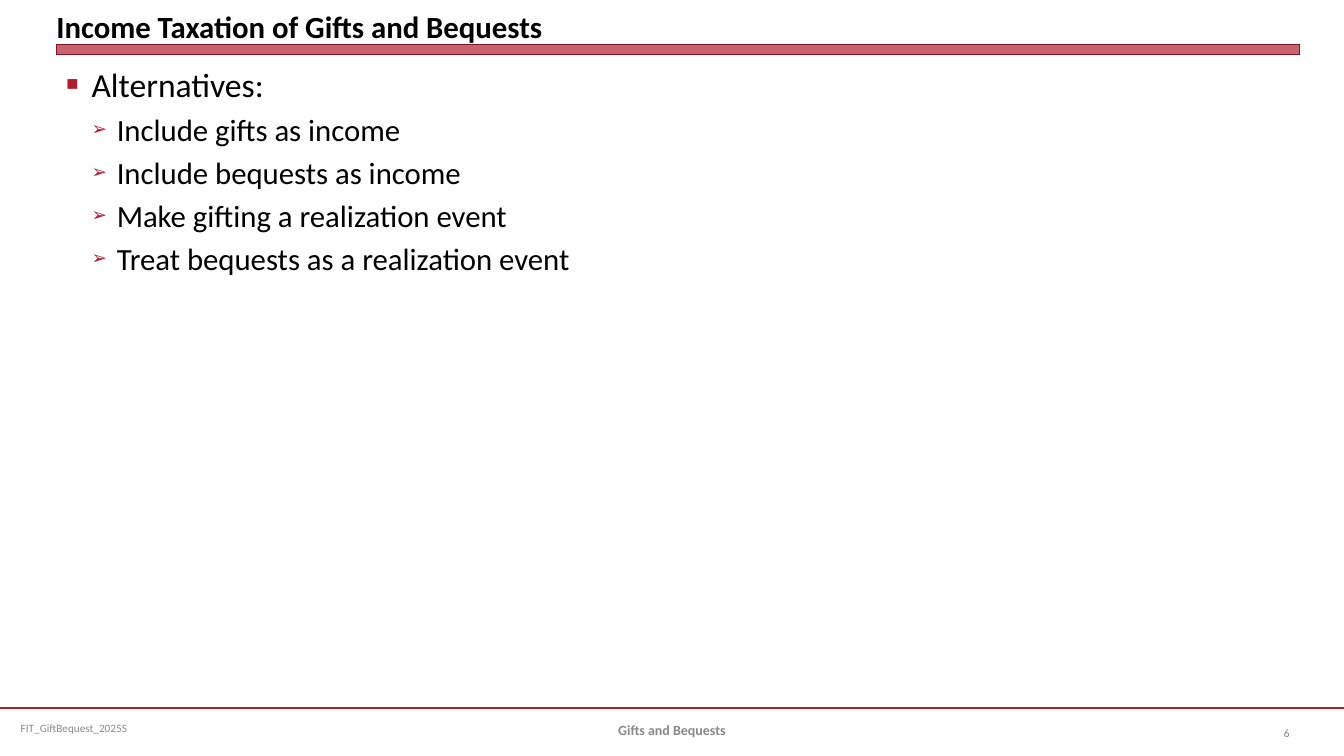
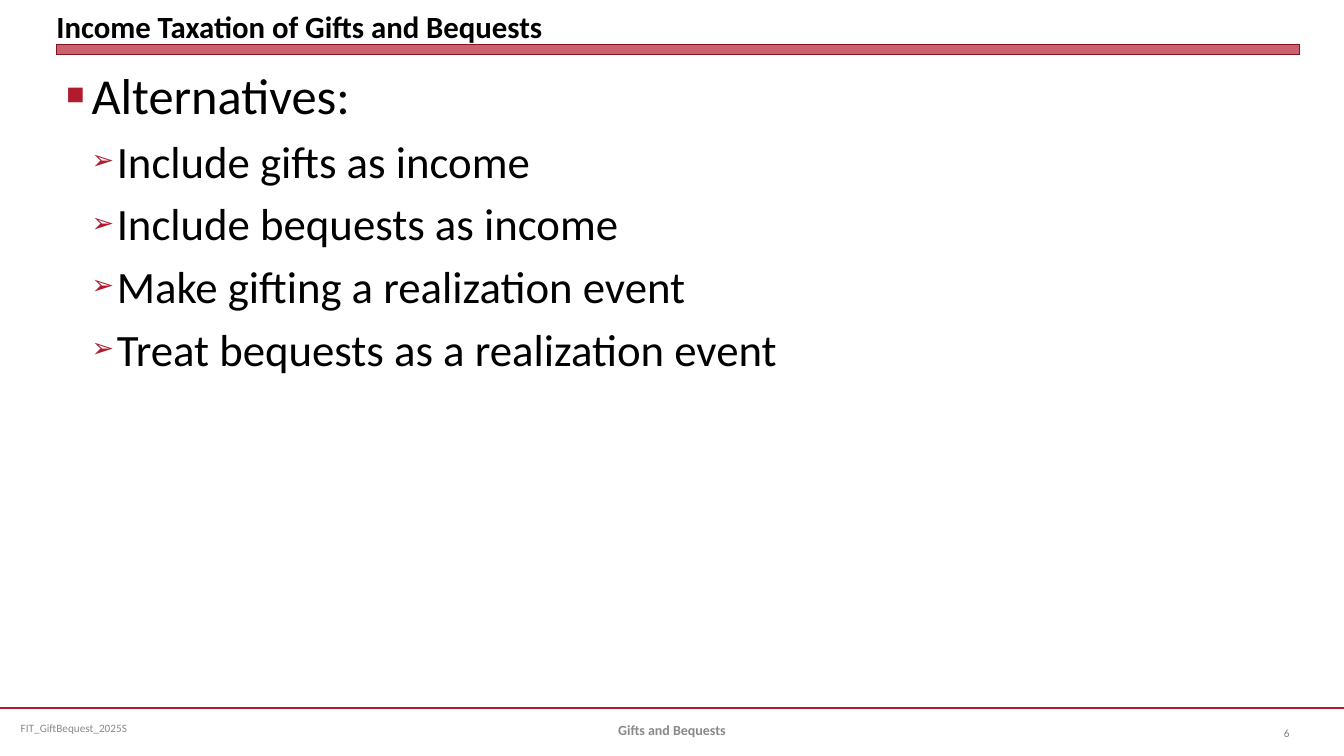
Before and after one commit to jmc877/Fed-Income-Tax, a slide deck: slide 6 of slides/FIT_GiftBequest_2025S.pptx. Drawn at 1344x756 pixels with LibreOffice and Linux fonts; fonts in the diff are those of the drawing. Boxes give left, top, right and bottom in pixels: in the first picture for what was removed or moved away, otherwise in the second. Text is boxed around its words. In the diff, an @@ line names an element or a change of style, - is before the commit and + after.

```diff
--- a/slides/FIT_GiftBequest_2025S.pptx
+++ b/slides/FIT_GiftBequest_2025S.pptx
@@ text "Alternatives:" at [92, 79, 776, 374]: size 24 to 36 pt in "Alternatives:"; size 22 to 32 pt in "Include gifts as income", "Include bequests as income", "Make gifting a realization event", "Treat bequests as a realization event"; more space between paragraphs @@
```
Also in this commit, not shown: 1 other slide changed, 2 slides added, 5 slides removed, 1 other file.
